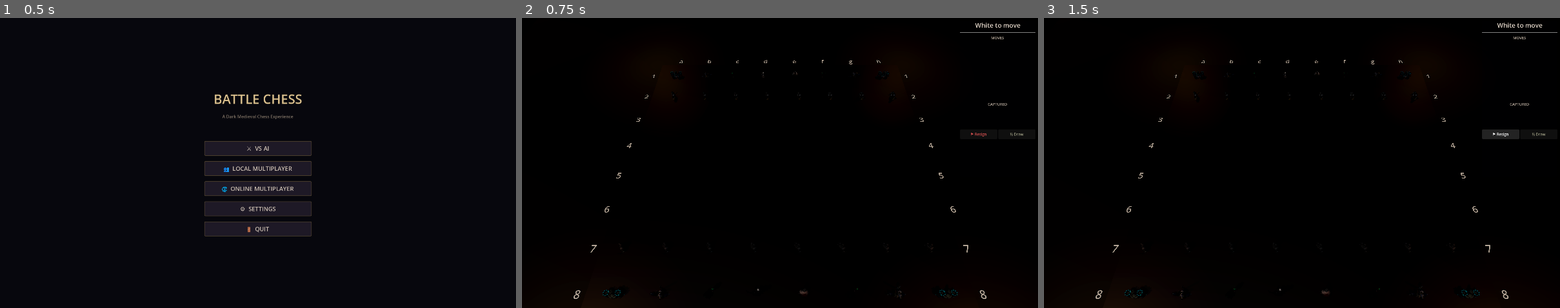
Above: before the commit, frames 1-3 (left to right).
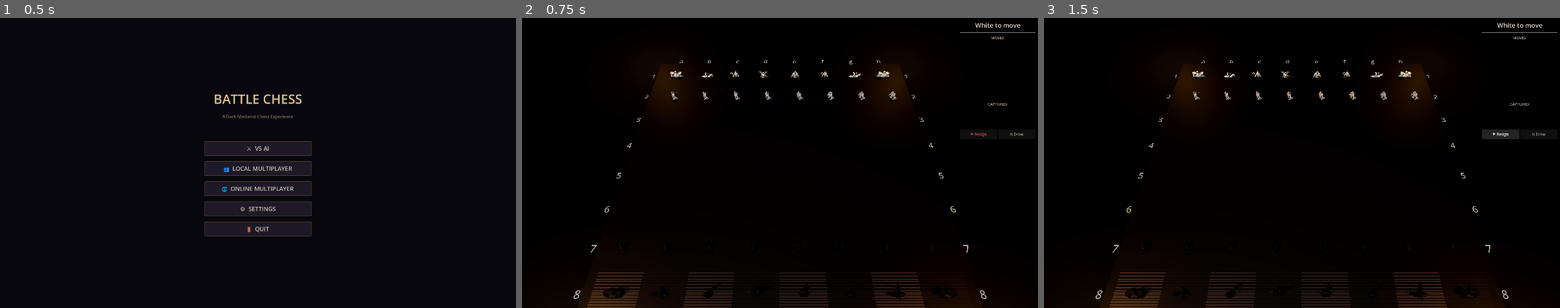
Above: after the commit, the same moments.

Repository: jmmcclure/battlechess
Game: Godot game, scene res://scenes/main.tscn
The game is run twice, just before and just after one commit, with the same random seed, the same clock (stepped at 60 frames per second) and the same inputs.
Inputs:
- Up to frame 1 (0.5 s): no input
- Up to frame 2 (0.75 s): click "⚔ VS AI" at 0.5 s
- Up to frame 3 (1.5 s): click "⚑ Resign" at 1.25 s

Frame 1 is identical in both runs. In frame 2, 1.7% of the frame differs, in the area x 12-85%, y 18-100%; in frame 3, 1.7%.

Commit message:
Fix board visuals: piece colors, border, click detection
- Get camera fresh on each click (was null at _ready time)
- Recursive material tinting so white pieces are bright silver
- Flatten board border (was 0.3 thick, blocking view)
- White pieces: bright silver metallic; Black: dark obsidian matte

Co-authored-by: Copilot <223556219+Copilot@users.noreply.github.com>

Diff:
--- a/scripts/chess/board.gd
+++ b/scripts/chess/board.gd
@@ -28,7 +28,6 @@
 
 
 func _ready() -> void:
-	camera = get_viewport().get_camera_3d()
 	_create_board_mesh()
 	EventBus.battle_finished.connect(_on_battle_finished)
 
@@ -37,7 +36,10 @@
 	if not is_interactive:
 		return
 	if event is InputEventMouseButton and event.pressed and event.button_index == MOUSE_BUTTON_LEFT:
-		_handle_click(event.position)
+		# Get camera fresh each click in case it changed
+		camera = get_viewport().get_camera_3d()
+		if camera:
+			_handle_click(event.position)
 
 
 func initialize(chess_engine: RefCounted) -> void:
@@ -268,17 +270,24 @@
 func _apply_color_material(model: Node3D, color: int) -> void:
 	var tint: Color
 	if color == 0:
-		tint = Color(0.9, 0.85, 0.8)  # Silver/steel
-	else:
-		tint = Color(0.12, 0.1, 0.08)  # Dark obsidian
-
-	for child in model.get_children():
-		if child is MeshInstance3D:
-			var base_mat: Material = child.get_active_material(0)
-			if base_mat is StandardMaterial3D:
-				var std_mat: StandardMaterial3D = base_mat.duplicate() as StandardMaterial3D
-				std_mat.albedo_color = std_mat.albedo_color.lerp(tint, 0.5)
-				child.material_override = std_mat
+		tint = Color(0.85, 0.82, 0.78)  # Bright silver/steel for white
+	else:
+		tint = Color(0.1, 0.08, 0.06)  # Dark obsidian for black
+
+	_tint_recursive(model, tint, color)
+
+
+func _tint_recursive(node: Node, tint: Color, color: int) -> void:
+	if node is MeshInstance3D:
+		var mesh_node: MeshInstance3D = node
+		# Create a new material with the tint color
+		var mat := StandardMaterial3D.new()
+		mat.albedo_color = tint
+		mat.metallic = 0.4 if color == 0 else 0.2
+		mat.roughness = 0.5 if color == 0 else 0.7
+		mesh_node.material_override = mat
+	for child in node.get_children():
+		_tint_recursive(child, tint, color)
 
 
 func _create_board_mesh() -> void:
@@ -306,16 +315,16 @@
 			square.name = "Square_%d_%d" % [file, rank]
 			add_child(square)
 
-	# Board border
+	# Board border — thin rim below the squares
 	var border := MeshInstance3D.new()
 	var border_mesh := BoxMesh.new()
-	border_mesh.size = Vector3(SQUARE_SIZE * 8 + 0.5, 0.3, SQUARE_SIZE * 8 + 0.5)
+	border_mesh.size = Vector3(SQUARE_SIZE * 8 + 0.8, 0.05, SQUARE_SIZE * 8 + 0.8)
 	border.mesh = border_mesh
-	border.position.y = -0.15
+	border.position.y = -0.025
 	var border_mat := StandardMaterial3D.new()
-	border_mat.albedo_color = Color(0.08, 0.06, 0.05)
-	border_mat.metallic = 0.2
-	border_mat.roughness = 0.7
+	border_mat.albedo_color = Color(0.15, 0.12, 0.08)
+	border_mat.metallic = 0.3
+	border_mat.roughness = 0.6
 	border.material_override = border_mat
 	border.name = "BoardBorder"
 	add_child(border)
